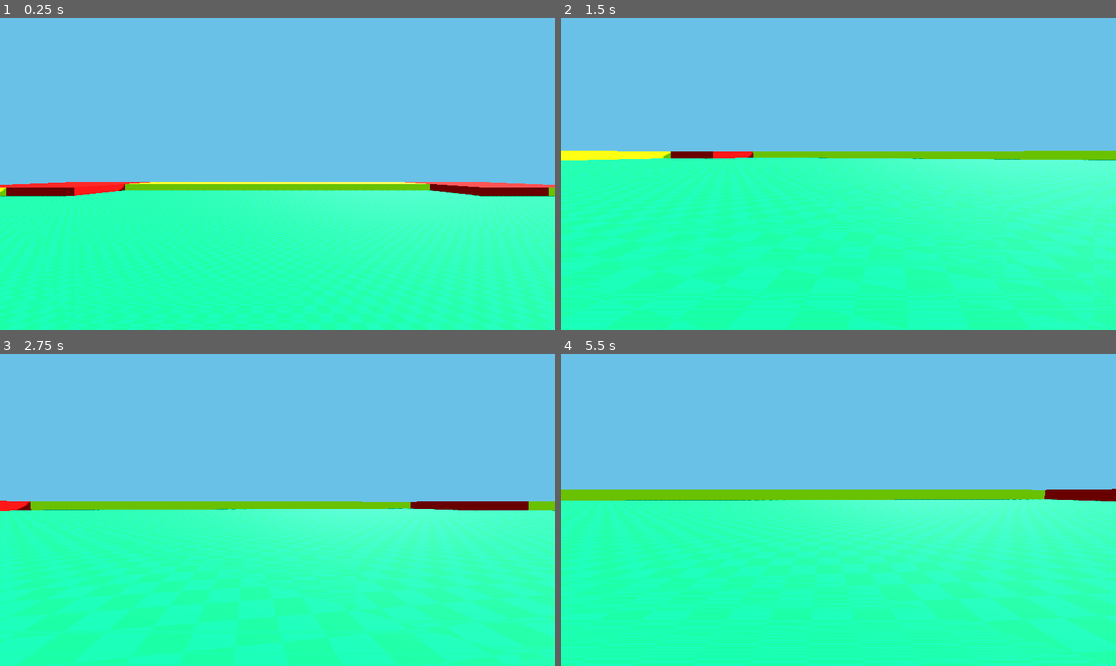
Above: before the commit, frames 1-4 (two rows, left to right).
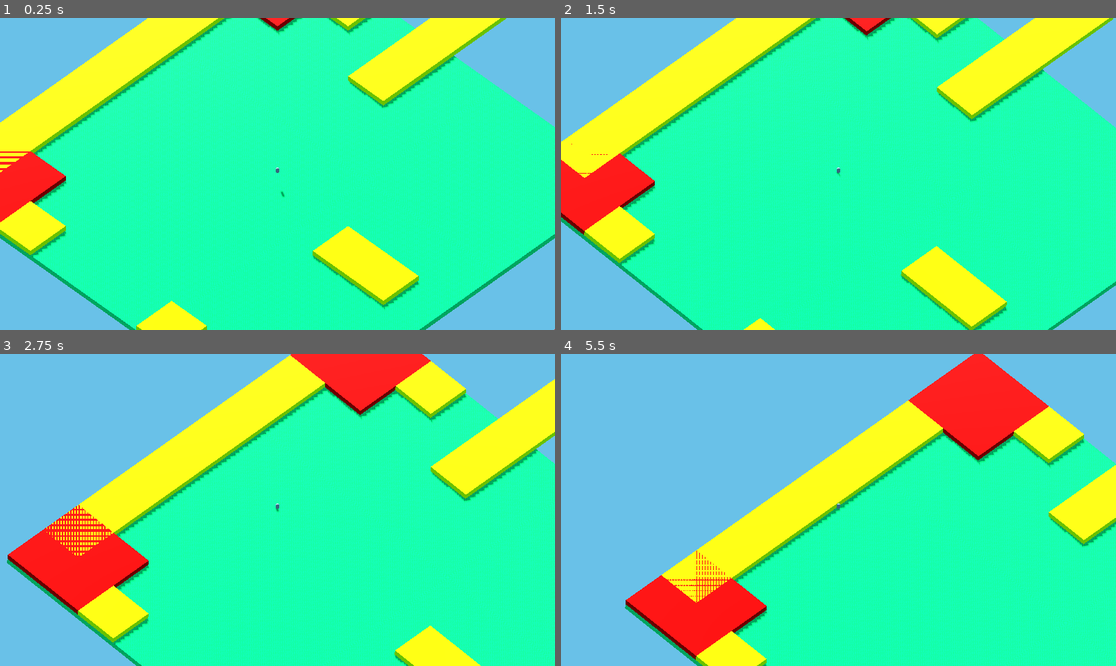
Above: after the commit, the same moments.

Repository: Roukurai/office-rebellion
Game: Godot game, scene res://world.tscn
The game is run twice, just before and just after one commit, with the same random seed, the same clock (stepped at 60 frames per second) and the same inputs.
Inputs (mouse positions are in pixels of both pictures, inside the frame that each line leads up to):
- Up to frame 1 (0.25 s): no input
- Up to frame 2 (1.5 s): tap Enter (ui_accept) at 0.5, 0.77 s; move the mouse to (866, 174) at 0.52 s; hold W (move_forward) from 0.53 s (still down); move the mouse to (810, 174) at 1.27 s
- Up to frame 3 (2.75 s): keep holding W (move_forward); tap Enter (ui_accept) at 1.52 s; move the mouse to (288, 503) at 2.02 s
- Up to frame 4 (5.5 s): keep holding W (move_forward); move the mouse to (832, 516) at 2.77 s; tap Enter (ui_accept) at 3.02, 3.77, 4.52 s; move the mouse to (877, 513) at 3.52 s; move the mouse to (794, 506) at 4.27 s; move the mouse to (844, 510) at 5.02 s

The runs differ from the first frame. In frame 1, 73% of the frame differs, in the area x 0-100%, y 0-100%; in frame 2, 64%; in frame 3, 64%; in frame 4, 54%.

Commit message:
Day 1 Second update

Diff:
--- a/16x16.tscn
+++ b/16x16.tscn
@@ -6,8 +6,7 @@
 render_priority = 0
 shader = ExtResource("1_gvplu")
 
-[node name="CSGBox3D2" type="CSGBox3D"]
-transform = Transform3D(1, 0, 0, 0, 1, 0, 0, 0, 1, 0, -0.421045, 0)
+[node name="16x16" type="CSGBox3D"]
 use_collision = true
 collision_mask = 7
 size = Vector3(16, 2, 16)
--- a/32x32.tscn
+++ b/32x32.tscn
@@ -6,7 +6,7 @@
 render_priority = 0
 shader = ExtResource("1_6xwnb")
 
-[node name="CSGBox3D2" type="CSGBox3D"]
+[node name="32x32S" type="CSGBox3D"]
 use_collision = true
 collision_mask = 7
 size = Vector3(32, 2, 32)
--- a/8x8.tscn
+++ b/8x8.tscn
@@ -6,7 +6,7 @@
 render_priority = 0
 shader = ExtResource("1_if5sw")
 
-[node name="CSGBox3D2" type="CSGBox3D"]
+[node name="8x8" type="CSGBox3D"]
 use_collision = true
 collision_mask = 7
 size = Vector3(8, 2, 8)
--- a/character.tscn
+++ b/character.tscn
@@ -20,4 +20,8 @@
 mesh = SubResource("CapsuleMesh_3y4jd")
 
 [node name="Camera3D" type="Camera3D" parent="."]
-transform = Transform3D(1, 0, 0, 0, 1, 0, 0, 0, 1, 0, 1.5, 0)
+transform = Transform3D(0.707107, 0.5, -0.5, 0, 0.707107, 0.707107, 0.707107, -0.5, 0.5, -50, 70, 50)
+projection = 1
+fov = 97.0
+size = 100.0
+far = 1500.0
--- a/character_new.gd
+++ b/character_new.gd
@@ -1,10 +1,10 @@
 extends CharacterBody3D
 
-const SPEED = 5.0
+@export var SPEED = 5.0
 const JUMP_VELOCITY = 4.5
 const FRICTION = 25
 const HORIZONTAL_ACCELERATION = 30
-const MAX_SPEED=5
+const MAX_SPEED=50
 # Get the gravity from the project settings to be synced with RigidBody nodes.
 var gravity = ProjectSettings.get_setting("physics/3d/default_gravity")
 
@@ -14,13 +14,6 @@
 
 func _ready():
 	Input.mouse_mode=Input.MOUSE_MODE_CAPTURED
-
-func _unhandled_input(event):
-	print_debug()
-	if event is InputEventMouseMotion and Input.mouse_mode==Input.MOUSE_MODE_CAPTURED:
-		rotate_y(-event.relative.x * .005)
-		camera.rotate_x(-event.relative.y * .005)
-		camera.rotation.x = clamp(camera.rotation.x, -PI/2, PI/2)
 
 func _unhandled_key_input(event):
 	if Input.is_action_just_pressed("ui_cancel"):
--- /dev/null
+++ b/main_floor.tscn
@@ -0,0 +1,18 @@
+[gd_scene load_steps=3 format=3 uid="uid://b6a781vps5oxi"]
+
+[ext_resource type="Shader" uid="uid://dtq8vkrpvuqfj" path="res://gridmaterial.tres" id="1_3ynse"]
+
+[sub_resource type="ShaderMaterial" id="ShaderMaterial_828ge"]
+render_priority = 0
+shader = ExtResource("1_3ynse")
+shader_parameter/grid_size = 1
+shader_parameter/Color_1 = Color(0, 0.803922, 0.388235, 1)
+shader_parameter/Color_2 = Color(0, 0.898039, 0.439216, 1)
+
+[node name="MainFloor" type="CSGBox3D"]
+transform = Transform3D(1, 0, 0, 0, 1, 0, 0, 0, 1, 0, -2, 0)
+use_collision = true
+collision_mask = 7
+size = Vector3(160, 2, 160)
+material = SubResource("ShaderMaterial_828ge")
+metadata/_edit_lock_ = true
--- a/world.tscn
+++ b/world.tscn
@@ -20,6 +20,7 @@
 
 [node name="character" parent="." instance=ExtResource("2_7bd7c")]
 transform = Transform3D(-1, 2.98023e-08, -8.74228e-08, 2.98023e-08, 1, 0, 8.74228e-08, 0, -1, 0, 2.9686, 0)
+SPEED = 20.0
 
 [node name="WorldEnvironment" type="WorldEnvironment" parent="."]
 environment = SubResource("Environment_g3bud")
@@ -29,10 +30,9 @@
 shadow_enabled = true
 
 [node name="Node3D" type="Node3D" parent="."]
-transform = Transform3D(1, 0, 0, 0, 1, 0, 0, 0, 1, 64, 0, 64)
 
 [node name="MainFloor" type="CSGBox3D" parent="Node3D"]
-transform = Transform3D(1, 0, 0, 0, 1, 0, 0, 0, 1, -64, -2, -64)
+transform = Transform3D(1, 0, 0, 0, 1, 0, 0, 0, 1, 0, -2, 0)
 use_collision = true
 collision_mask = 7
 size = Vector3(160, 2, 160)
@@ -40,18 +40,19 @@
 metadata/_edit_lock_ = true
 
 [node name="FloorLD3" parent="Node3D" instance=ExtResource("3_qhgsu")]
+transform = Transform3D(1, 0, 0, 0, 1, 0, 0, 0, 1, 64, 0, 64)
 
 [node name="FloorLD4" parent="Node3D" instance=ExtResource("3_qhgsu")]
 transform = Transform3D(1, 0, 0, 0, 1, 0, 0, 0, 1, -128, 0, -128)
 
 [node name="FloorLD5" parent="Node3D" instance=ExtResource("3_qhgsu")]
-transform = Transform3D(1, 0, 0, 0, 1, 0, 0, 0, 1, -128, 0, 0)
+transform = Transform3D(1, 0, 0, 0, 1, 0, 0, 0, 1, -64, 0, 64)
 
 [node name="FloorLD6" parent="Node3D" instance=ExtResource("3_qhgsu")]
 transform = Transform3D(1, 0, 0, 0, 1, 0, 0, 0, 1, 0, 0, -128)
 
 [node name="FloorMD7" parent="Node3D" instance=ExtResource("4_7xksm")]
-transform = Transform3D(1, 0, 0, 0, 1, 0, 0, 0, 1, 8, 0, -24)
+transform = Transform3D(1, 0, 0, 0, 1, 0, 0, 0, 1, 72, 0, 40)
 
 [node name="FloorMD15" parent="Node3D" instance=ExtResource("4_7xksm")]
 transform = Transform3D(1, 0, 0, 0, 1, 0, 0, 0, 1, -136, 0, -24)
@@ -69,10 +70,25 @@
 transform = Transform3D(1, 0, 0, 0, 1, 0, 0, 0, 1, -56, 0, 8)
 
 [node name="FloorMD25" parent="Node3D" instance=ExtResource("4_7xksm")]
-transform = Transform3D(1, 0, 0, 0, 1, 0, 0, 0, 1, -40, 0, 8)
+transform = Transform3D(1, 0, 0, 0, 1, 0, 0, 0, 1, -40, 0, 72)
+
+[node name="FloorMD33" parent="Node3D" instance=ExtResource("4_7xksm")]
+transform = Transform3D(1, 0, 0, 0, 1, 0, 0, 0, 1, -24, 0, 72)
+
+[node name="FloorMD34" parent="Node3D" instance=ExtResource("4_7xksm")]
+transform = Transform3D(1, 0, 0, 0, 1, 0, 0, 0, 1, -8, 0, 72)
+
+[node name="FloorMD35" parent="Node3D" instance=ExtResource("4_7xksm")]
+transform = Transform3D(1, 0, 0, 0, 1, 0, 0, 0, 1, 8, 0, 72)
+
+[node name="FloorMD36" parent="Node3D" instance=ExtResource("4_7xksm")]
+transform = Transform3D(1, 0, 0, 0, 1, 0, 0, 0, 1, 24, 0, 72)
+
+[node name="FloorMD37" parent="Node3D" instance=ExtResource("4_7xksm")]
+transform = Transform3D(1, 0, 0, 0, 1, 0, 0, 0, 1, 40, 0, 72)
 
 [node name="FloorMD26" parent="Node3D" instance=ExtResource("4_7xksm")]
-transform = Transform3D(1, 0, 0, 0, 1, 0, 0, 0, 1, -24, 0, 8)
+transform = Transform3D(1, 0, 0, 0, 1, 0, 0, 0, 1, -72, 0, 40)
 
 [node name="FloorMD27" parent="Node3D" instance=ExtResource("4_7xksm")]
 transform = Transform3D(1, 0, 0, 0, 1, 0, 0, 0, 1, -104, 0, -136)
@@ -99,13 +115,13 @@
 transform = Transform3D(1, 0, 0, 0, 1, 0, 0, 0, 1, 8, 0, -56)
 
 [node name="FloorMD12" parent="Node3D" instance=ExtResource("4_7xksm")]
-transform = Transform3D(1, 0, 0, 0, 1, 0, 0, 0, 1, 8, 0, -72)
+transform = Transform3D(1, 0, 0, 0, 1, 0, 0, 0, 1, 72, 0, -24)
 
 [node name="FloorMD13" parent="Node3D" instance=ExtResource("4_7xksm")]
-transform = Transform3D(1, 0, 0, 0, 1, 0, 0, 0, 1, 8, 0, -88)
+transform = Transform3D(1, 0, 0, 0, 1, 0, 0, 0, 1, 56, 0, 72)
 
 [node name="FloorMD14" parent="Node3D" instance=ExtResource("4_7xksm")]
-transform = Transform3D(1, 0, 0, 0, 1, 0, 0, 0, 1, 8, 0, -104)
+transform = Transform3D(1, 0, 0, 0, 1, 0, 0, 0, 1, 40, 0, 72)
 
 [node name="FloorMD16" parent="Node3D" instance=ExtResource("4_7xksm")]
 transform = Transform3D(1, 0, 0, 0, 1, 0, 0, 0, 1, -136, 0, -40)
--- a/worldV2.gd
+++ b/worldV2.gd
@@ -1,72 +1,97 @@
-extends Node2D
+extends Node3D
 
 # Define floor dimensions
-const FLOOR_SIZE = 160
+@export var floor_size = 160
+
+# export for
+@export var room_s_obj = preload("res://8x8.tscn")
+@export var room_m_obj = preload("res://16x16.tscn")
+@export var room_l_obj = preload("res://32x32.tscn")
+
+# Export variables for container floor nodes
+@export var container_floor_s_node: Node3D
+@export var container_floor_m_node: Node3D
+@export var container_floor_l_node: Node3D
 
 # Define room sizes
-const ROOM_32 = 32
-const ROOM_16 = 16
-const ROOM_8 = 8
+const ROOM_L = 32
+const ROOM_M = 16
+const ROOM_S = 8
 
 # Function to generate floor layout
 func generate_floor_layout():
-	# Clear existing layout
 	clear_layout()
 
-	# Calculate positions for 32x32 rooms in the corners
-	place_32x32_room(Vector2(0, 0))
-	place_32x32_room(Vector2(FLOOR_SIZE - ROOM_32, 0))
-	place_32x32_room(Vector2(0, FLOOR_SIZE - ROOM_32))
-	place_32x32_room(Vector2(FLOOR_SIZE - ROOM_32, FLOOR_SIZE - ROOM_32))
+	place_floor(room_l_obj,Vector3(64,0,64),container_floor_l_node)
+	place_floor(room_l_obj,Vector3(-64,0,64),container_floor_l_node)
+	place_floor(room_l_obj,Vector3(64,0,-64),container_floor_l_node)
+	place_floor(room_l_obj,Vector3(-64,0,-64),container_floor_l_node)
 
-	# Calculate positions for 16x16 rooms
-	var x_offset = ROOM_32
-	var y_offset = ROOM_32
-	for i in range(4):
-		place_16x16_rooms(Vector2(x_offset, y_offset))
-		if i % 2 == 0:
-			x_offset = FLOOR_SIZE - ROOM_32 - ROOM_16 * 4
-		else:
-			x_offset = ROOM_32
-			y_offset += ROOM_16 * 4
+	setup_floor_m(room_m_obj,Vector3(40,0,72),container_floor_m_node,Vector3(16,0,0))
+	setup_floor_m(room_m_obj,Vector3(40,0,-72),container_floor_m_node,Vector3(16,0,0))
+	setup_floor_m(room_m_obj,Vector3(72,0,40),container_floor_m_node,Vector3(0,0,16))
+	setup_floor_m(room_m_obj,Vector3(-72,0,40),container_floor_m_node,Vector3(0,0,16))
 
-	# Fill remaining space with 8x8 rooms
-	place_8x8_rooms()
+	setup_floor_m(room_m_obj,Vector3(40,0,56),container_floor_m_node,Vector3(16,0,0))
+	setup_floor_m(room_m_obj,Vector3(40,0,-56),container_floor_m_node,Vector3(16,0,0))
+	setup_floor_m(room_m_obj,Vector3(56,0,40),container_floor_m_node,Vector3(0,0,16))
+	setup_floor_m(room_m_obj,Vector3(-56,0,40),container_floor_m_node,Vector3(0,0,16))
 
-# Function to place 32x32 room at specified position
-func place_32x32_room(position: Vector2):
-	# Placeholder implementation to visualize room placement
-	print("Placing 32x32 room at position:", position)
+	setup_floor_s(room_s_obj,Vector3(44,0,44),container_floor_m_node,Vector3(0,0,8))
 
-# Function to place 16x16 rooms starting from specified position
-func place_16x16_rooms(position: Vector2):
-	# Placeholder implementation to visualize room placement
-	for x in range(4):
-		for y in range(4):
-			place_16x16_room(Vector2(position.x + x * ROOM_16, position.y + y * ROOM_16))
 
-# Function to place individual 16x16 room at specified position
-func place_16x16_room(position: Vector2):
-	# Placeholder implementation to visualize room placement
-	print("Placing 16x16 room at position:", position)
 
-# Function to fill remaining space with 8x8 rooms
-func place_8x8_rooms():
-	# Placeholder implementation to visualize room placement
-	remaining_space = FLOOR_SIZE - ROOM_32 * 2
-	for x in range(remaining_space // ROOM_8):
-		for y in range(remaining_space // ROOM_8):
-			place_8x8_room(Vector2(ROOM_32 + x * ROOM_8, ROOM_32 + y * ROOM_8))
+func place_floor(floorType,floorPosition,floorParent):
+	var floorInstance = floorType.instantiate()
+	floorInstance.position = floorPosition
+	floorParent.add_child(floorInstance)
 
-# Function to place individual 8x8 room at specified position
-func place_8x8_room(position: Vector2):
-	# Placeholder implementation to visualize room placement
-	print("Placing 8x8 room at position:", position)
 
-# Function to clear existing floor layout
+func setup_floor_m(floorType,floorPosition,floorParent,modifier):
+	var position = floorPosition
+	for i in range(6):
+		print(position)
+		var floorInstance = floorType.instantiate()
+		floorInstance.position = position
+		floorParent.add_child(floorInstance)
+		position -= modifier
+
+func setup_floor_s(floorType,floorPosition,floorParent,modifier):
+	var position = floorPosition
+	for i in range(12):
+		print(position)
+		var floorInstance = floorType.instantiate()
+		floorInstance.position = position
+		floorParent.add_child(floorInstance)
+		position -= modifier
+
+
 func clear_layout():
-	# Placeholder implementation to clear existing layout
-	print("Clearing existing layout")
+	# Get the number of children of the current node
+	var container_floor_s_count = container_floor_s_node.get_child_count()
+	var container_floor_m_count = container_floor_m_node.get_child_count()
+	var container_floor_l_count = container_floor_l_node.get_child_count()
+	# Loop through each child node
 
-# Call the function to generate floor layout
-generate_floor_layout()
+	if container_floor_s_count>0:
+		for i in range(container_floor_s_count):
+			# Get the child node at index i
+			var child_node = container_floor_s_node.get_child(i)
+			child_node.queue_free()
+
+	if container_floor_m_count>0:
+		for i in range(container_floor_m_count):
+			# Get the child node at index i
+			var child_node = container_floor_m_node.get_child(i)
+			child_node.queue_free()
+
+	if container_floor_l_count>0:
+		for i in range(container_floor_l_count):
+			# Get the child node at index i
+			var child_node = container_floor_l_node.get_child(i)
+			child_node.queue_free()
+
+
+func _ready():
+	print(container_floor_l_node)
+	generate_floor_layout()
--- a/worldV2.tscn
+++ b/worldV2.tscn
@@ -1,17 +1,25 @@
-[gd_scene load_steps=4 format=3 uid="uid://djqds3pkjy22p"]
+[gd_scene load_steps=8 format=3 uid="uid://djqds3pkjy22p"]
 
 [ext_resource type="Script" path="res://worldV2.gd" id="1_b4dgg"]
 [ext_resource type="PackedScene" uid="uid://doh0w0if3r85g" path="res://character.tscn" id="1_xskcn"]
+[ext_resource type="PackedScene" uid="uid://b34sufcimwutn" path="res://8x8.tscn" id="3_xsk18"]
+[ext_resource type="PackedScene" uid="uid://pna6kx5ta7df" path="res://16x16.tscn" id="4_451yf"]
+[ext_resource type="PackedScene" uid="uid://b6a781vps5oxi" path="res://main_floor.tscn" id="5_v8btk"]
+[ext_resource type="PackedScene" uid="uid://dm32blgm66eiv" path="res://32x32.tscn" id="5_xfkgf"]
 
 [sub_resource type="Environment" id="Environment_g3bud"]
 background_mode = 1
 background_color = Color(0.411765, 0.756863, 0.909804, 1)
 
-[node name="World" type="Node3D"]
+[node name="World" type="Node3D" node_paths=PackedStringArray("container_floor_s_node", "container_floor_m_node", "container_floor_l_node")]
 script = ExtResource("1_b4dgg")
+container_floor_s_node = NodePath("container_floor_s")
+container_floor_m_node = NodePath("container_floor_m")
+container_floor_l_node = NodePath("container_floor_l")
 
 [node name="character" parent="." instance=ExtResource("1_xskcn")]
 transform = Transform3D(-1, 2.98023e-08, -8.74228e-08, 2.98023e-08, 1, 0, 8.74228e-08, 0, -1, 0, 2.9686, 0)
+SPEED = 20.0
 
 [node name="WorldEnvironment" type="WorldEnvironment" parent="."]
 environment = SubResource("Environment_g3bud")
@@ -19,3 +27,32 @@
 [node name="DirectionalLight3D" type="DirectionalLight3D" parent="WorldEnvironment"]
 transform = Transform3D(0.866025, 0.25, -0.433013, 0, 0.866026, 0.5, 0.5, -0.433013, 0.75, 0, 6, 0)
 shadow_enabled = true
+
+[node name="container_floor_s" type="Node3D" parent="."]
+
+[node name="CSGBox3D2" parent="container_floor_s" instance=ExtResource("3_xsk18")]
+transform = Transform3D(1, 0, 0, 0, 1, 0, 0, 0, 1, 44, 0, 44)
+
+[node name="CSGBox3D3" parent="container_floor_s" instance=ExtResource("3_xsk18")]
+transform = Transform3D(1, 0, 0, 0, 1, 0, 0, 0, 1, 36, 0, 44)
+
+[node name="container_floor_m" type="Node3D" parent="."]
+
+[node name="CSGBox3D4" parent="container_floor_m" instance=ExtResource("4_451yf")]
+transform = Transform3D(1, 0, 0, 0, 1, 0, 0, 0, 1, 40, 0, 72)
+
+[node name="CSGBox3D7" parent="container_floor_m" instance=ExtResource("4_451yf")]
+transform = Transform3D(1, 0, 0, 0, 1, 0, 0, 0, 1, 40, 0, 56)
+
+[node name="CSGBox3D5" parent="container_floor_m" instance=ExtResource("4_451yf")]
+transform = Transform3D(1, 0, 0, 0, 1, 0, 0, 0, 1, 72, 0, 40)
+
+[node name="CSGBox3D6" parent="container_floor_m" instance=ExtResource("4_451yf")]
+transform = Transform3D(1, 0, 0, 0, 1, 0, 0, 0, 1, 56, 0, 40)
+
+[node name="container_floor_l" type="Node3D" parent="."]
+
+[node name="32x32S" parent="container_floor_l" instance=ExtResource("5_xfkgf")]
+transform = Transform3D(1, 0, 0, 0, 1, 0, 0, 0, 1, 64, 0, 64)
+
+[node name="MainFloor" parent="." instance=ExtResource("5_v8btk")]
